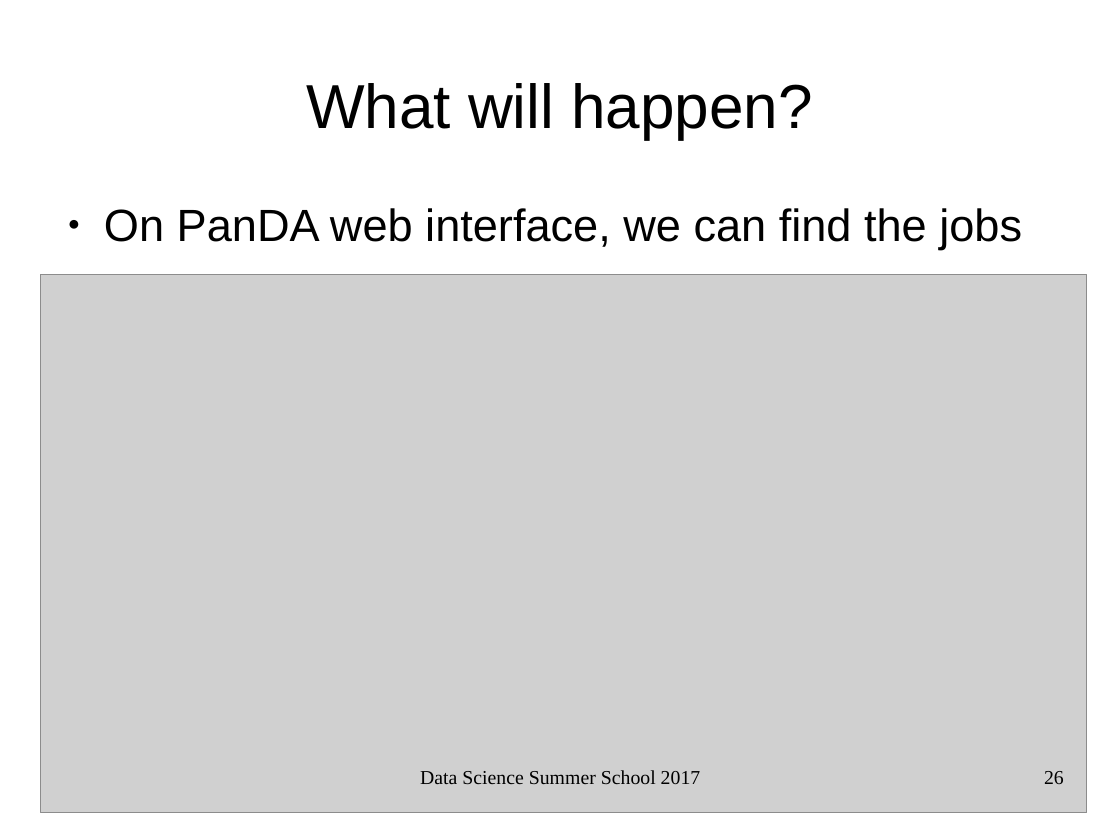
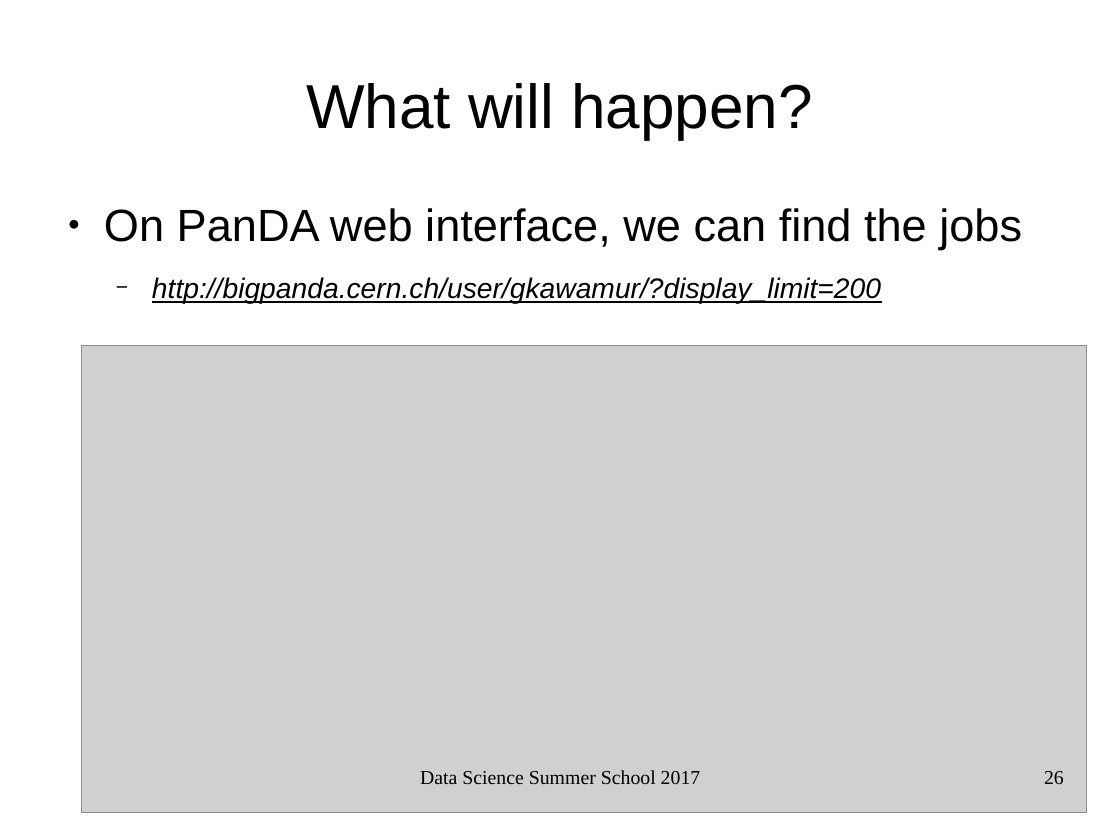
Before and after one commit to GenKawamura/DataScienceSummerSchool_ATLAS_2017, a slide deck: slide 26 of slides/hep_big_data_analysis_example_and_hands_on-2_2017.odp. Drawn at 1120x840 pixels with LibreOffice and Linux fonts; fonts in the diff are those of the drawing; grey boxes stand for pictures. Boxes give left, top, right and bottom in pixels: in the first picture for what was removed or moved away, otherwise in the second. Text is boxed around its words. In the diff, an @@ line names an element or a change of style, - is before the commit and + after.

Commit message:
Updated slides

```diff
--- a/slides/hep_big_data_analysis_example_and_hands_on-2_2017.odp
+++ b/slides/hep_big_data_analysis_example_and_hands_on-2_2017.odp
@@ text at [152, 277, 881, 304]: paragraph added @@
+  − http://bigpanda.cern.ch/user/gkawamur/?display_limit=200
@@ picture: place and size @@
-picture at [41, 274, 1087, 813]
+picture at [81, 346, 1087, 813]
```
Also in this commit, not shown: 2 other files.
